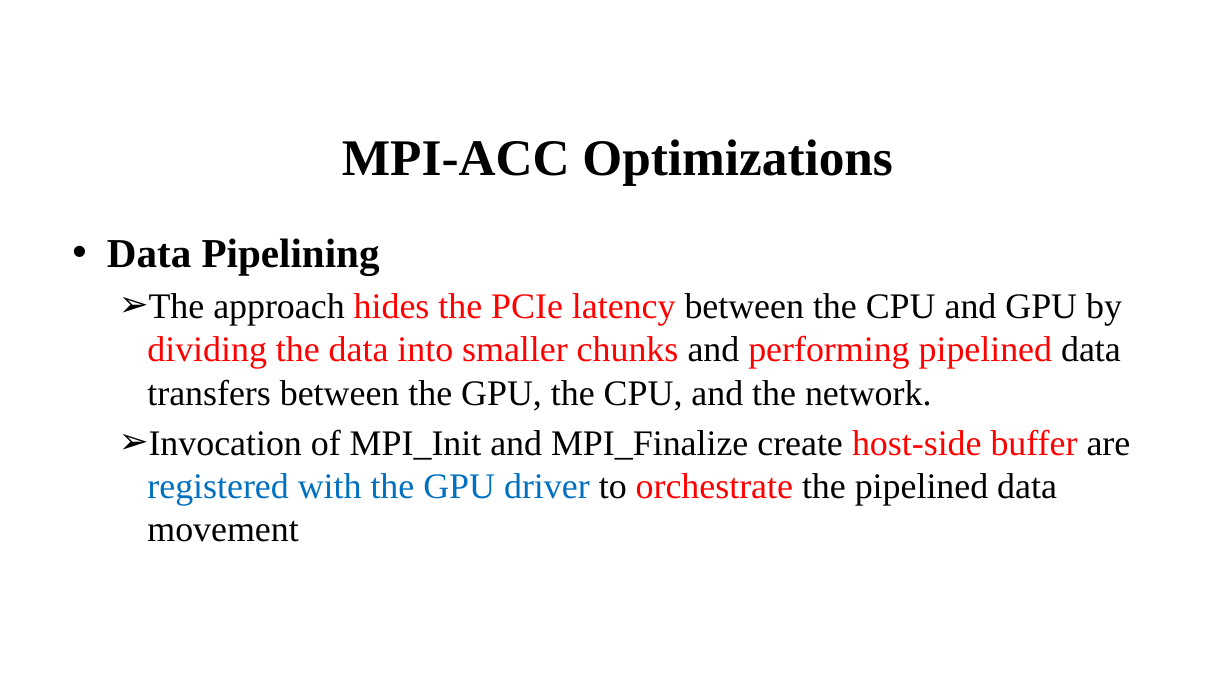
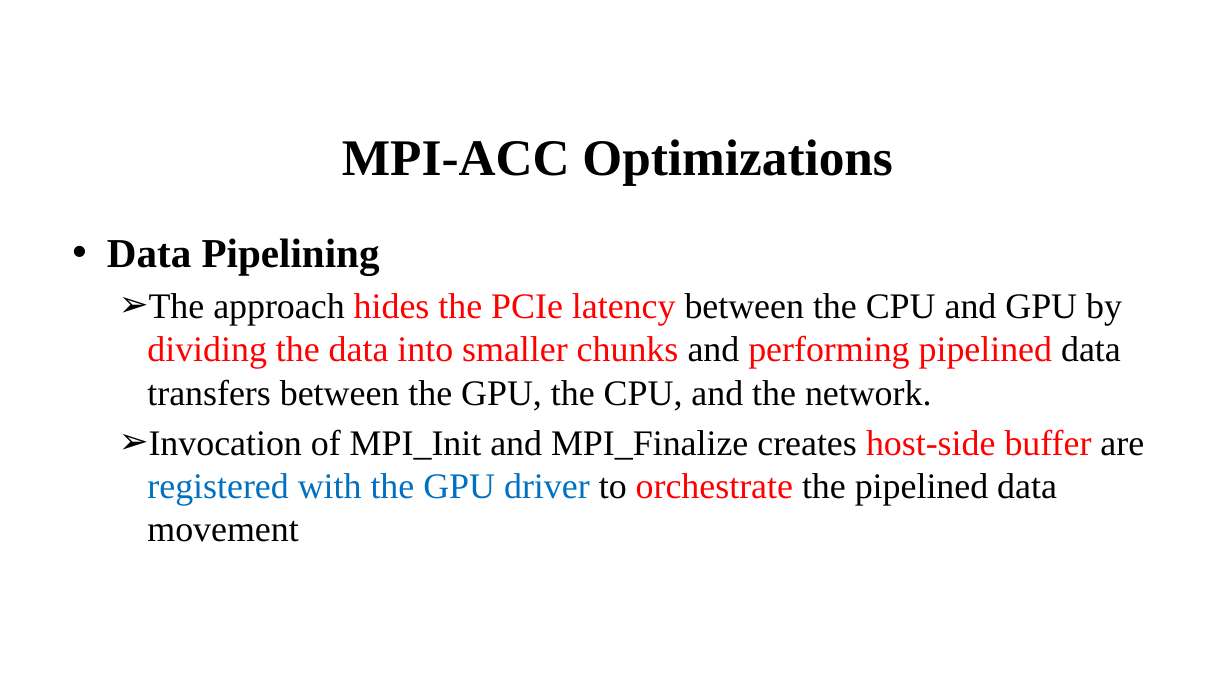
Before and after one commit to 19973466719/Technical-Documents, a slide deck: slide 15 of Technical-Documents/Parallel-Computing/parallel-computing-course/MPI-ACC Accelerator-Aware MPI for Scientific Applications.pptx. Drawn at 1232x693 pixels with LibreOffice and Linux fonts; fonts in the diff are those of the drawing; background and template pictures are left out. Boxes give left, top, right and bottom in pixels: in the first picture for what was removed or moved away, otherwise in the second. Text is boxed around its words. In the diff, an @@ line names an element or a change of style, - is before the commit and + after.

```diff
--- a/Technical-Documents/Parallel-Computing/parallel-computing-course/MPI-ACC Accelerator-Aware MPI for Scientific Applications.pptx
+++ b/Technical-Documents/Parallel-Computing/parallel-computing-course/MPI-ACC Accelerator-Aware MPI for Scientific Applications.pptx
@@ text at [147,429,1144,542]: text changed @@
-  ➢ Invocation of MPI_Init and MPI_Finalize create host-side buffer are registered with the GPU driver to orchestrate the pipelined data movement
+  ➢ Invocation of MPI_Init and MPI_Finalize creates host-side buffer are registered with the GPU driver to orchestrate the pipelined data movement
```
Also in this commit, not shown: 2 other slides changed, 1 other file.
